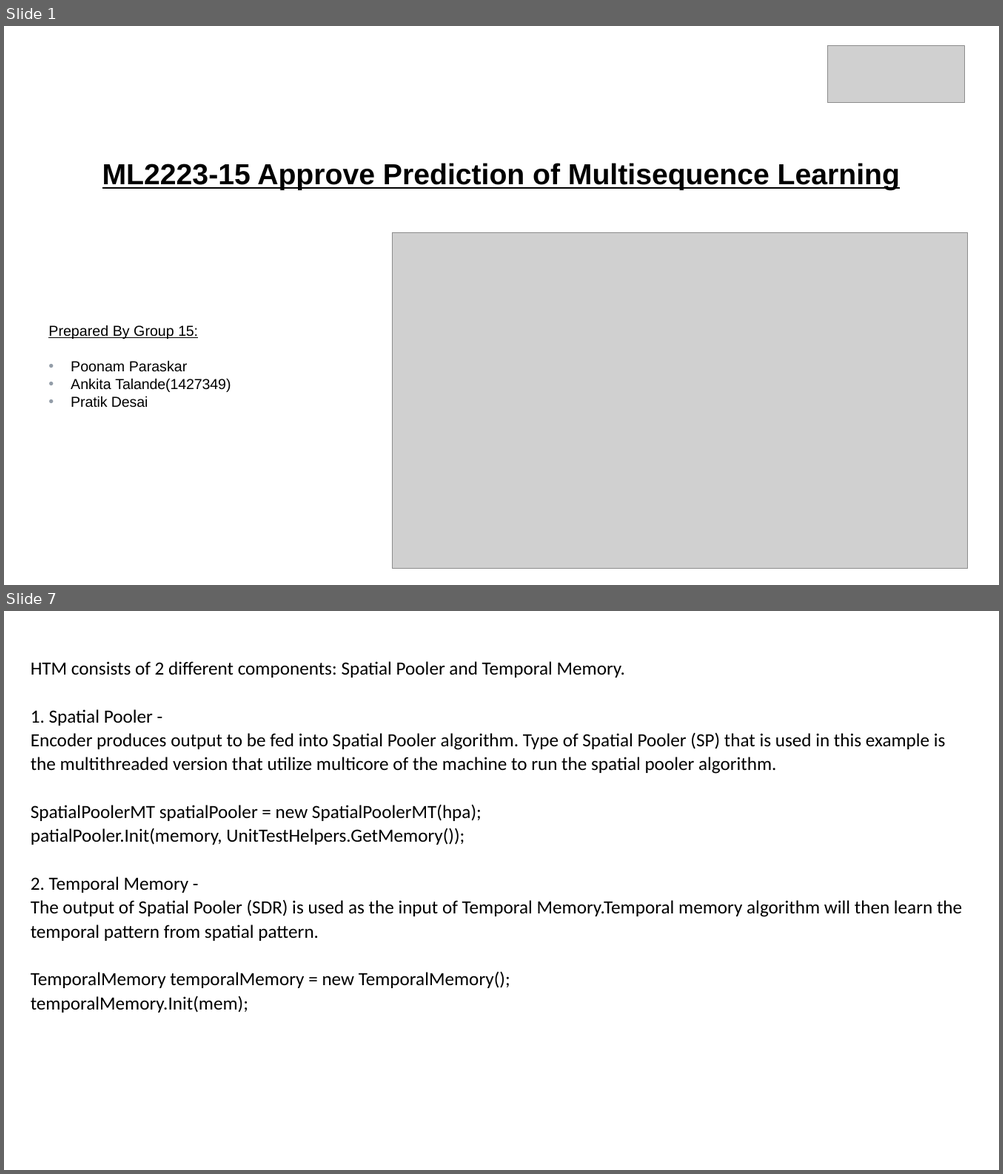
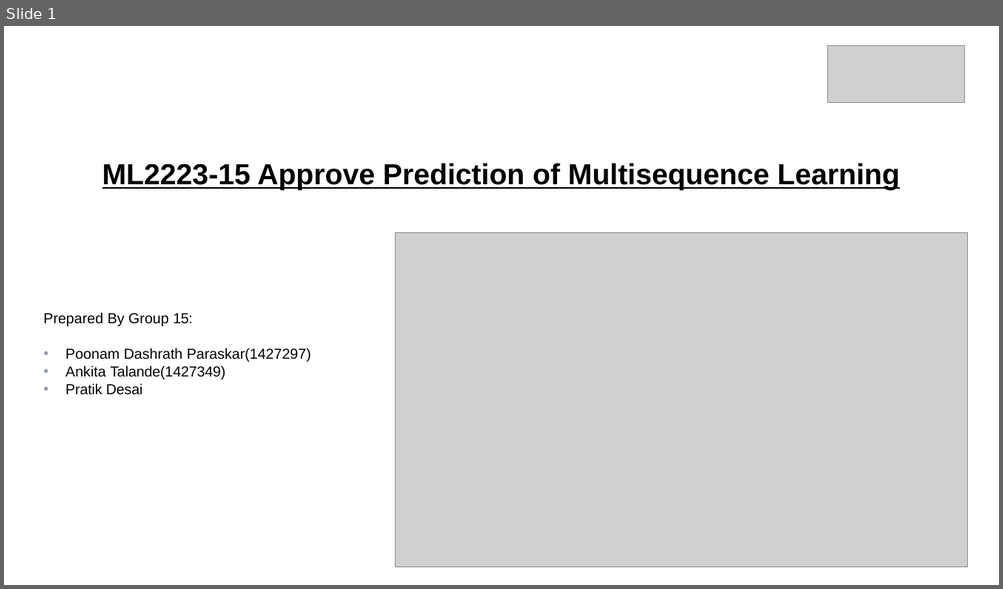
Before and after one commit to ddobric/neocortexapi, a slide deck: source/MySEProject/Documentation/ML2223_15 Approve Prediction of Multisequence Learning.pptx. Shown one above the other, each under a label of ours: slides 1 and 7 before the commit, slide 1 after it; the slides between them are not shown. The pictures are 1003x1174 and 1003x589 pixels, drawn with LibreOffice and Linux fonts; fonts in the diff are those of the drawing; grey boxes stand for pictures. Boxes give left, top, right and bottom in pixels: in the first picture for what was removed or moved away, otherwise in the second. Text is boxed around its words. In the diff, an @@ line names an element or a change of style, - is before the commit and + after.

```diff
--- a/source/MySEProject/Documentation/ML2223_15 Approve Prediction of Multisequence Learning.pptx
+++ b/source/MySEProject/Documentation/ML2223_15 Approve Prediction of Multisequence Learning.pptx
@@ slide 7 removed at (4, 611, 999, 1170), background #FFFFFF @@
@@ title removed at (31, 661, 962, 1013) @@
-HTM consists of 2 different components: Spatial Pooler and Temporal Memory.
-1. Spatial Pooler -
-Encoder produces output to be fed into Spatial Pooler algorithm. Type of Spatial Pooler (SP) that is used in this example is the multithreaded version that utilize multicore of the machine to run the spatial pooler algorithm.
-SpatialPoolerMT spatialPooler = new SpatialPoolerMT(hpa);
-patialPooler.Init(memory, UnitTestHelpers.GetMemory());
-2. Temporal Memory -
-The output of Spatial Pooler (SDR) is used as the input of Temporal Memory.Temporal memory algorithm will then learn the temporal pattern from spatial pattern.
-TemporalMemory temporalMemory = new TemporalMemory();
-temporalMemory.Init(mem);
@@ slide 1 changed as well @@
@@ picture: place and size @@
-picture at (392, 232, 967, 569)
+picture at (395, 232, 968, 568)
@@ subtitle "Prepared By Group 15:": place and size @@
-subtitle "Prepared By Group 15:" at (48, 325, 230, 408)
+subtitle "Prepared By Group 15:" at (43, 312, 311, 395)
@@ subtitle at (43, 312, 193, 326): underline off in "Prepared By Group 15:" @@
@@ subtitle at (65, 348, 311, 362): text changed @@
-• Poonam Paraskar
+• Poonam Dashrath Paraskar(1427297)
```
Also in this commit, not shown: 2 other slides changed, 9 slides added, 6 other slides removed.
